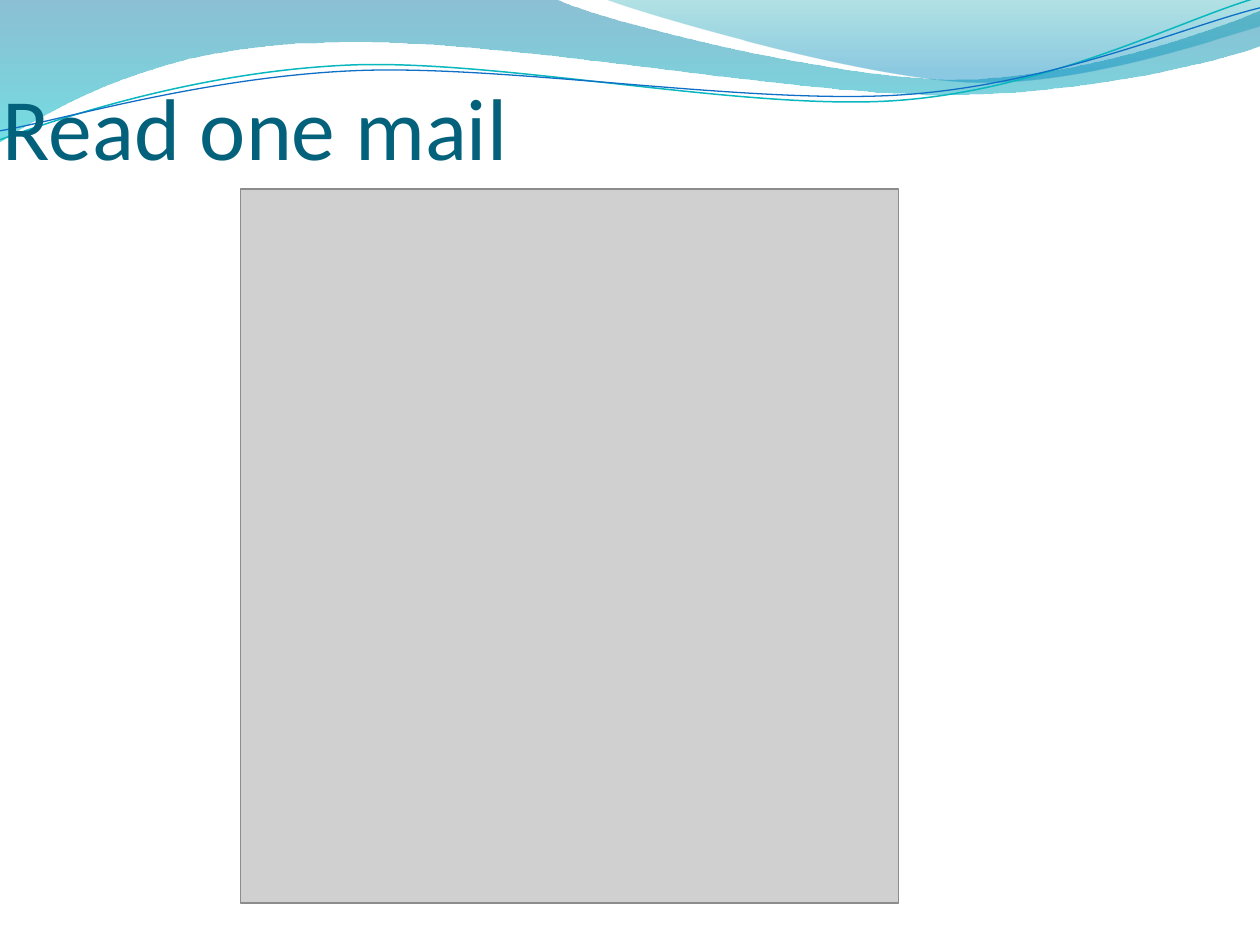
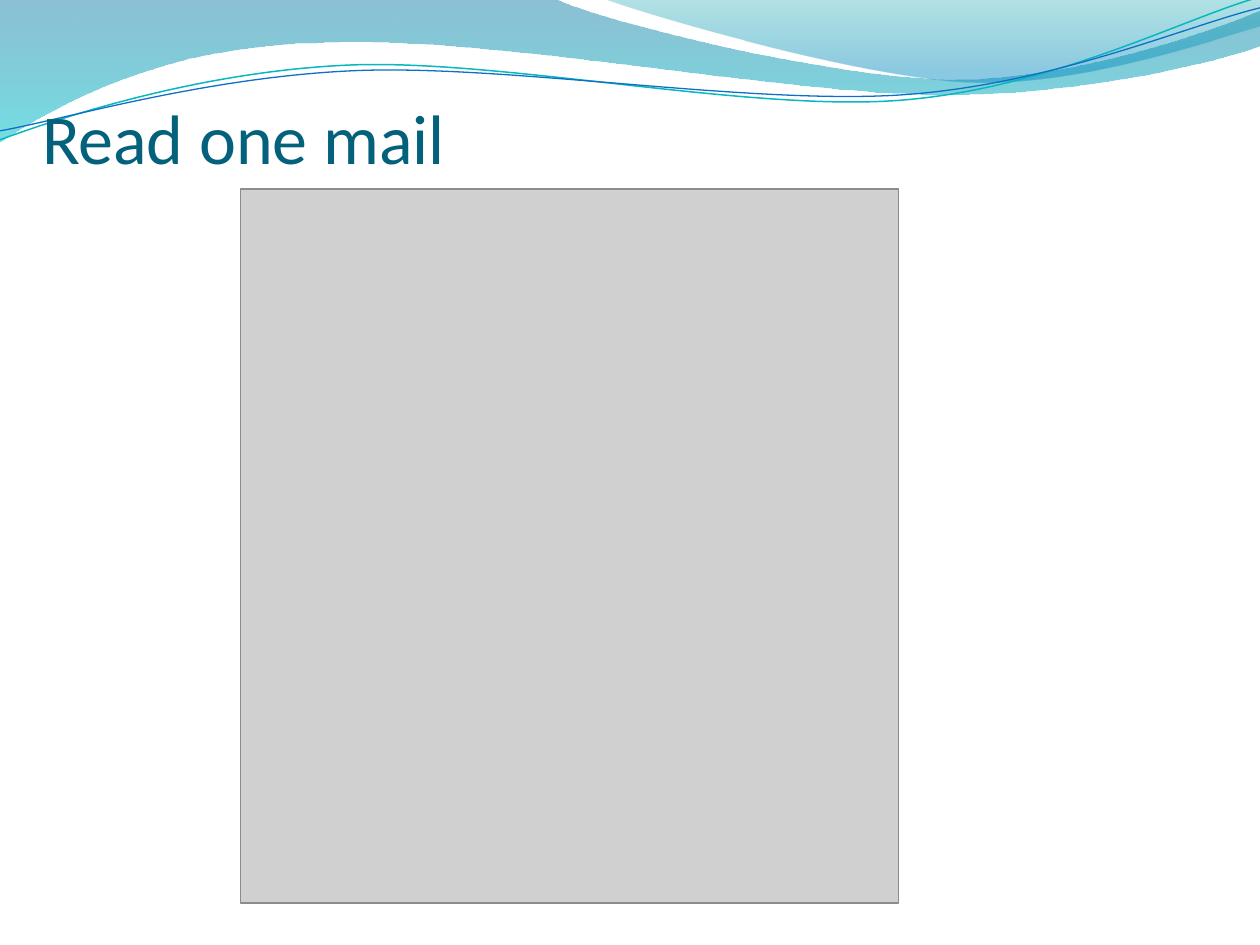
Before and after one commit to sanjay-rb/Ticket-Assignment-Automation, a slide deck: slide 13 of Ticket_Automation/WS/Docs/PPT/final_review_template.pptx. Drawn at 1260x945 pixels with LibreOffice and Linux fonts; fonts in the diff are those of the drawing; grey boxes stand for pictures; background and template pictures are left out. Boxes give left, top, right and bottom in pixels: in the first picture for what was removed or moved away, otherwise in the second. Text is boxed around its words. In the diff, an @@ line names an element or a change of style, - is before the commit and + after.

```diff
--- a/Ticket_Automation/WS/Docs/PPT/final_review_template.pptx
+++ b/Ticket_Automation/WS/Docs/PPT/final_review_template.pptx
@@ title "Read one mail": place and size @@
-title "Read one mail" at [3, 88, 507, 161]
+title "Read one mail" at [42, 106, 445, 165]
@@ title "Read one mail" at [42, 106, 445, 165]: size 50 to 40 pt @@
```
Also in this commit, not shown: 27 other slides changed, 6 other files.
